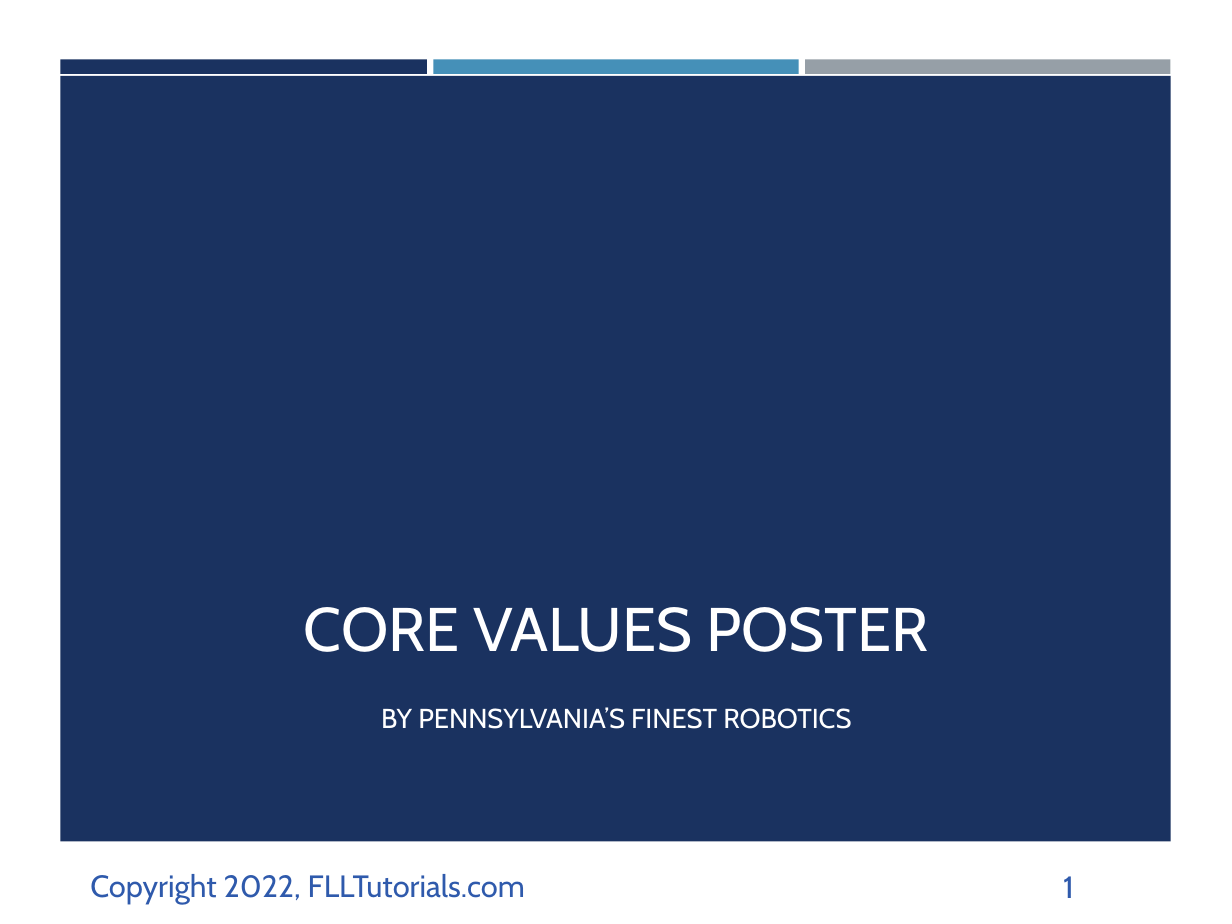
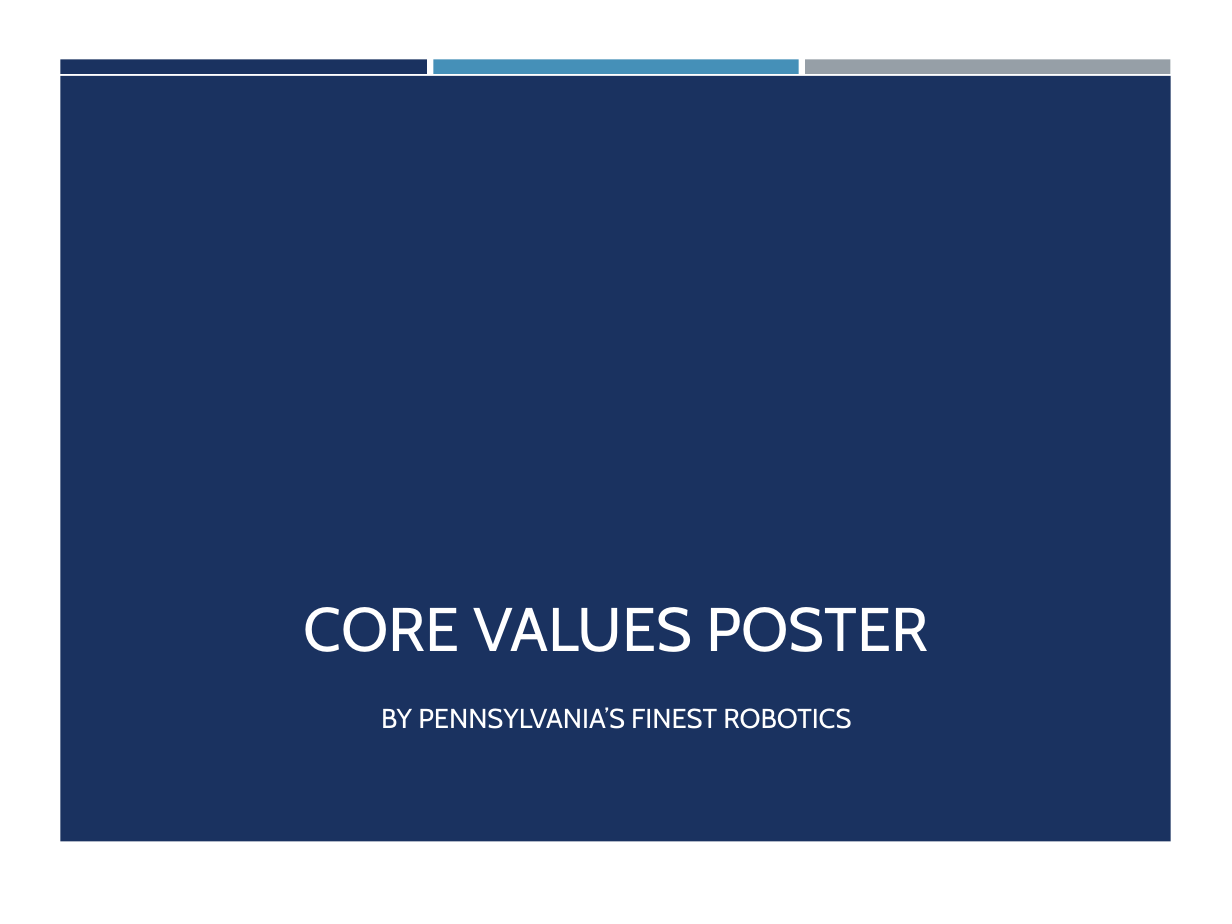
Before and after one commit to ev3lessons/FLL-Tutorials, a slide deck: slide 1 of translations/en-us/CoreValues/CVPoster.pptx. Drawn at 1232x924 pixels with LibreOffice and Linux fonts; fonts in the diff are those of the drawing; background and template pictures are left out. Boxes give left, top, right and bottom in pixels: in the first picture for what was removed or moved away, otherwise in the second. Text is boxed around its words. In the diff, an @@ line names an element or a change of style, - is before the commit and + after.

```diff
--- a/translations/en-us/CoreValues/CVPoster.pptx
+++ b/translations/en-us/CoreValues/CVPoster.pptx
@@ text removed at [90, 874, 525, 904] @@
-Copyright 2022, FLLTutorials.com
@@ page number removed at [1063, 876, 1074, 898] @@
-1
```
Also in this commit, not shown: 8 other slides changed, 1 slide removed, 33 other files.
